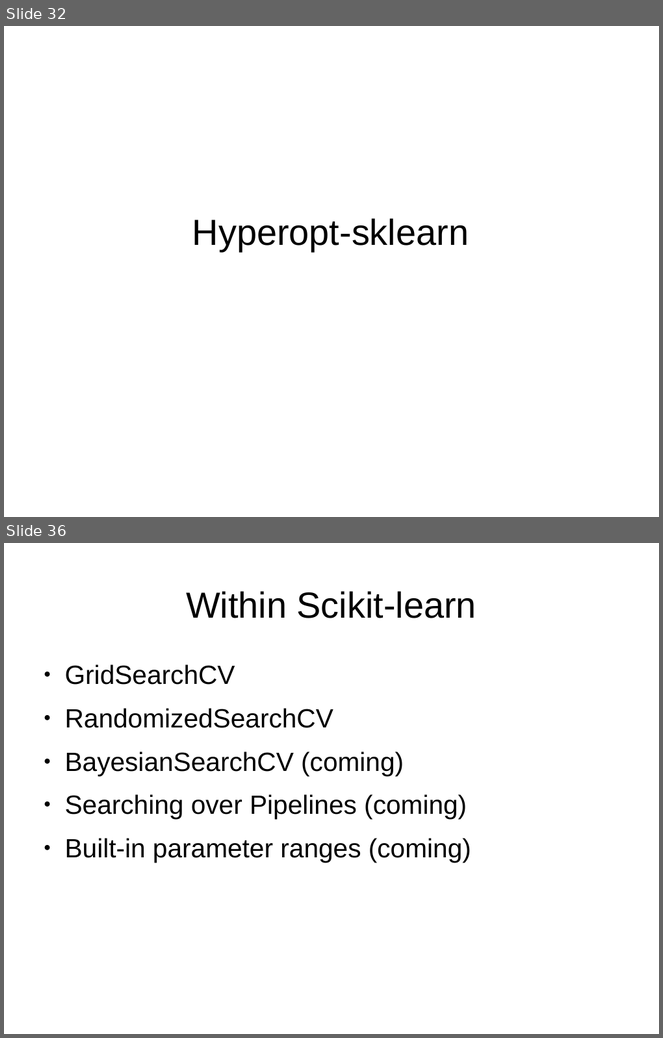
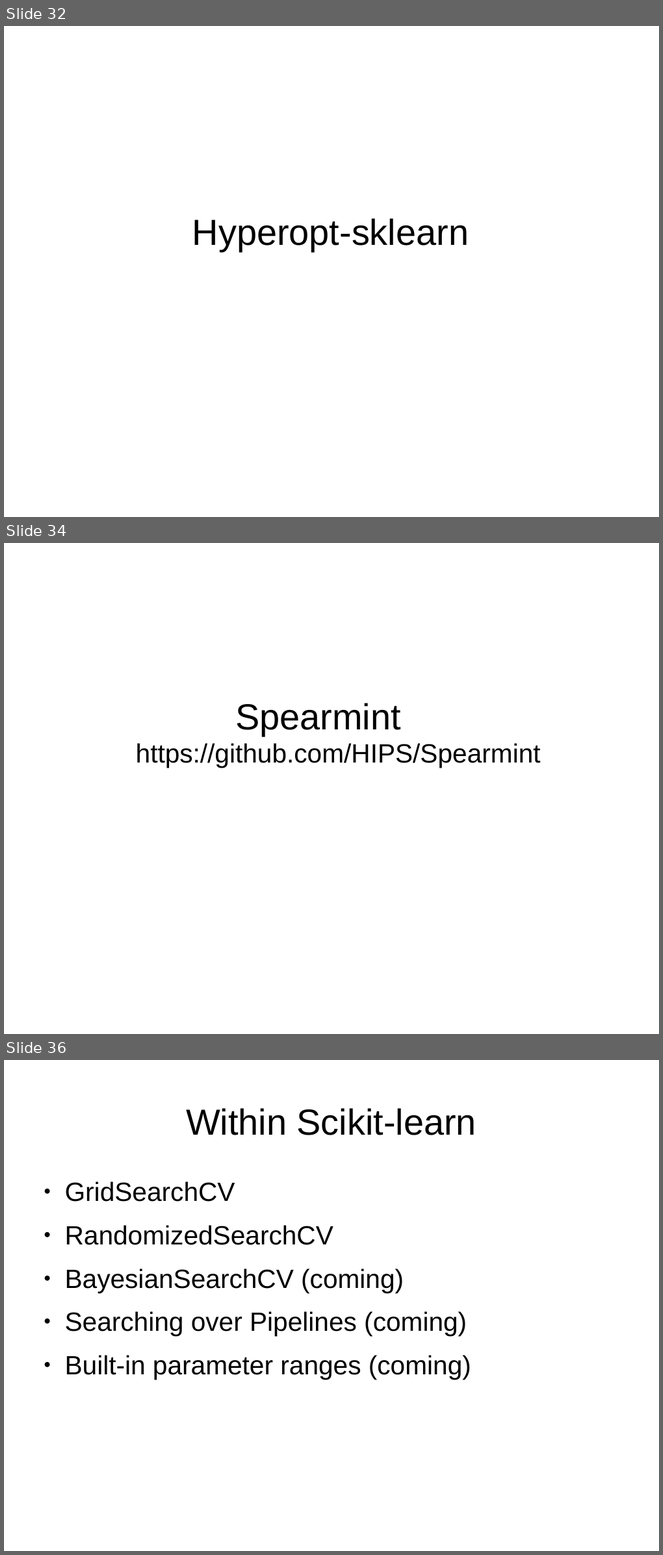
Before and after one commit to amueller/talks_odt, a slide deck: automating_machine_learning_scipy2016.odp. Shown one above the other, each under a label of ours: slides 32 and 36 before the commit, slides 32, 34 and 36 after it; the slides between them are not shown. The pictures are 663x1038 and 663x1555 pixels, drawn with LibreOffice and Linux fonts; fonts in the diff are those of the drawing. Boxes give left, top, right and bottom in pixels: in the first picture for what was removed or moved away, otherwise in the second. Text is boxed around its words. In the diff, an @@ line names an element or a change of style, - is before the commit and + after.

```diff
--- a/automating_machine_learning_scipy2016.odp
+++ b/automating_machine_learning_scipy2016.odp
@@ slide 34 added at (x1=4, y1=543, x2=659, y2=1034), background #FFFFFF @@
@@ title added at (x1=235, y1=703, x2=400, y2=736), 44 pt, text #000000 @@
+Spearmint
@@ subtitle added at (x1=136, y1=743, x2=541, y2=768), 32 pt, text #000000 @@
+https://github.com/HIPS/Spearmint
```
Also in this commit, not shown: 11 slides changed, 1 other slide added, 2 slides removed, 1 other file.
